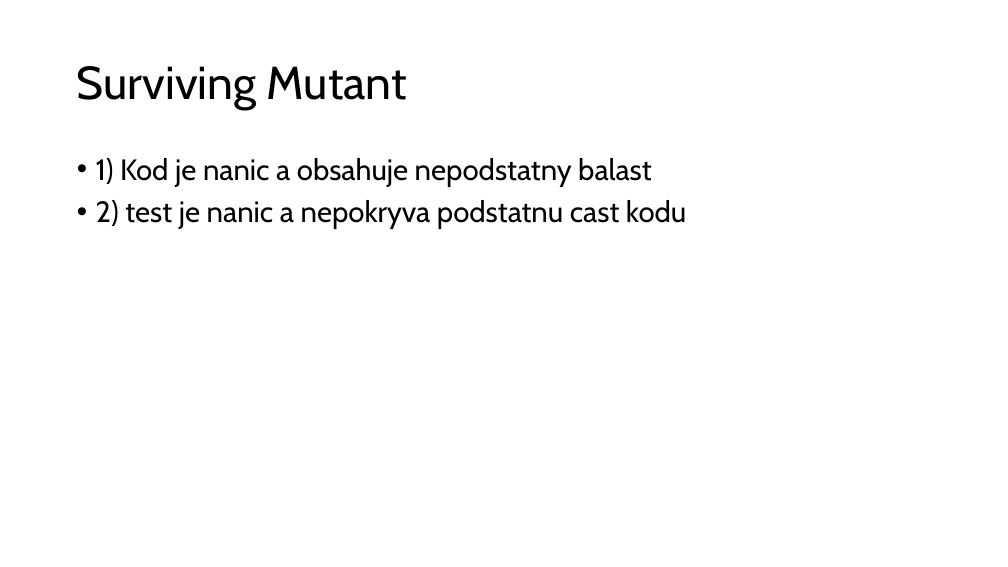
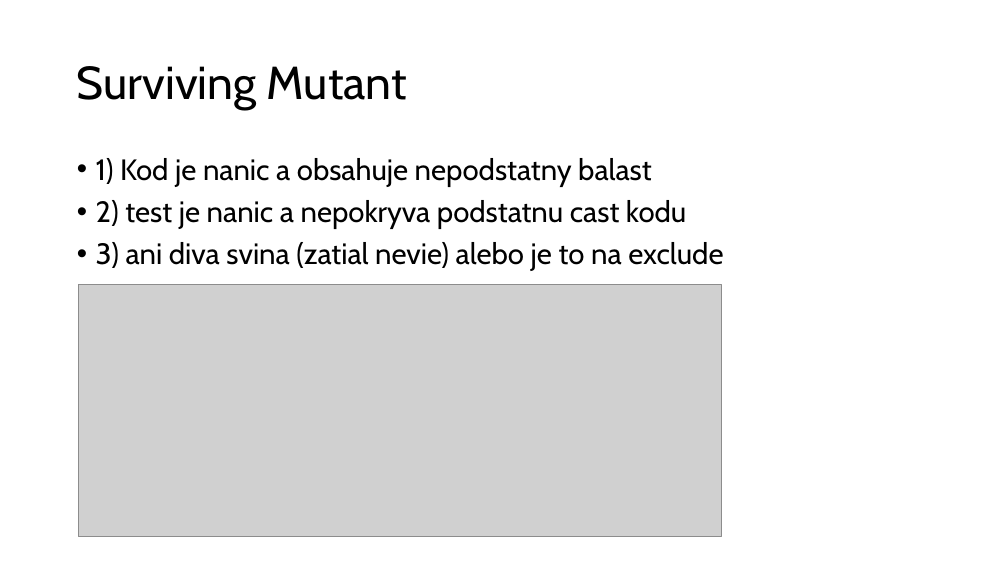
Before and after one commit to Bolest-oci/mutation-testing, a slide deck: slide 2 of _spikes/stryker-playground/Stryker-demo.pptx. Drawn at 1008x567 pixels with LibreOffice and Linux fonts; fonts in the diff are those of the drawing; grey boxes stand for pictures. Boxes give left, top, right and bottom in pixels: in the first picture for what was removed or moved away, otherwise in the second. Text is boxed around its words. In the diff, an @@ line names an element or a change of style, - is before the commit and + after.

```diff
--- a/_spikes/stryker-playground/Stryker-demo.pptx
+++ b/_spikes/stryker-playground/Stryker-demo.pptx
@@ text at (96,242,723,271): paragraph added @@
+• 3) ani diva svina (zatial nevie) alebo je to na exclude
@@ picture added at (79,285,721,537) @@
```
Also in this commit, not shown: 2 other files.
